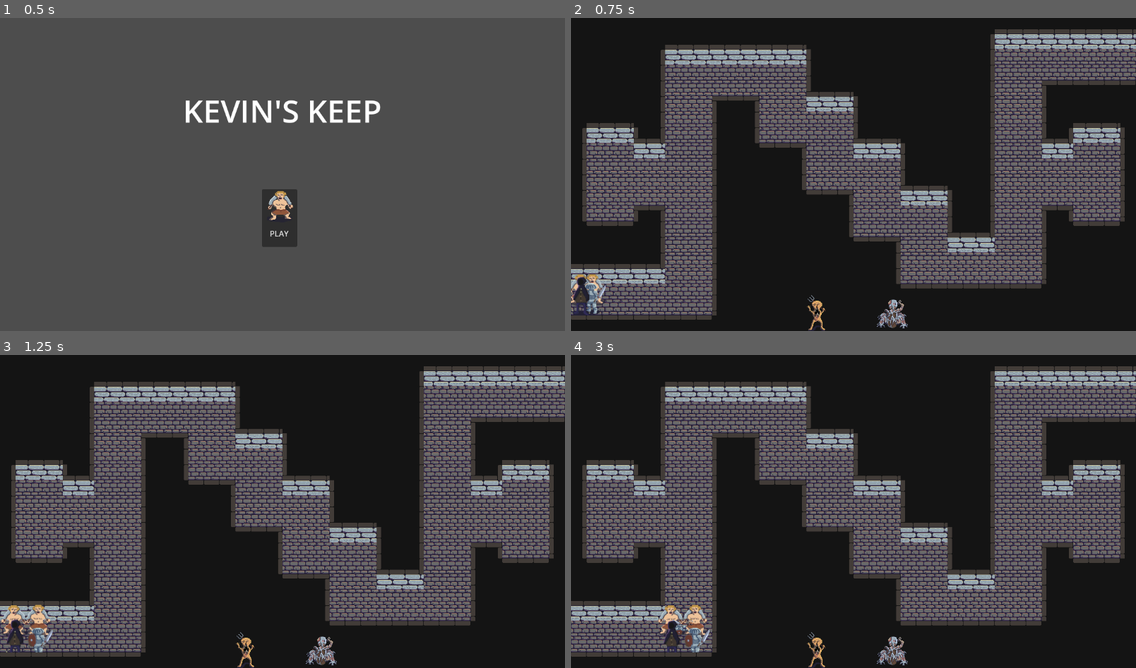
Above: before the commit, frames 1-4 (two rows, left to right).
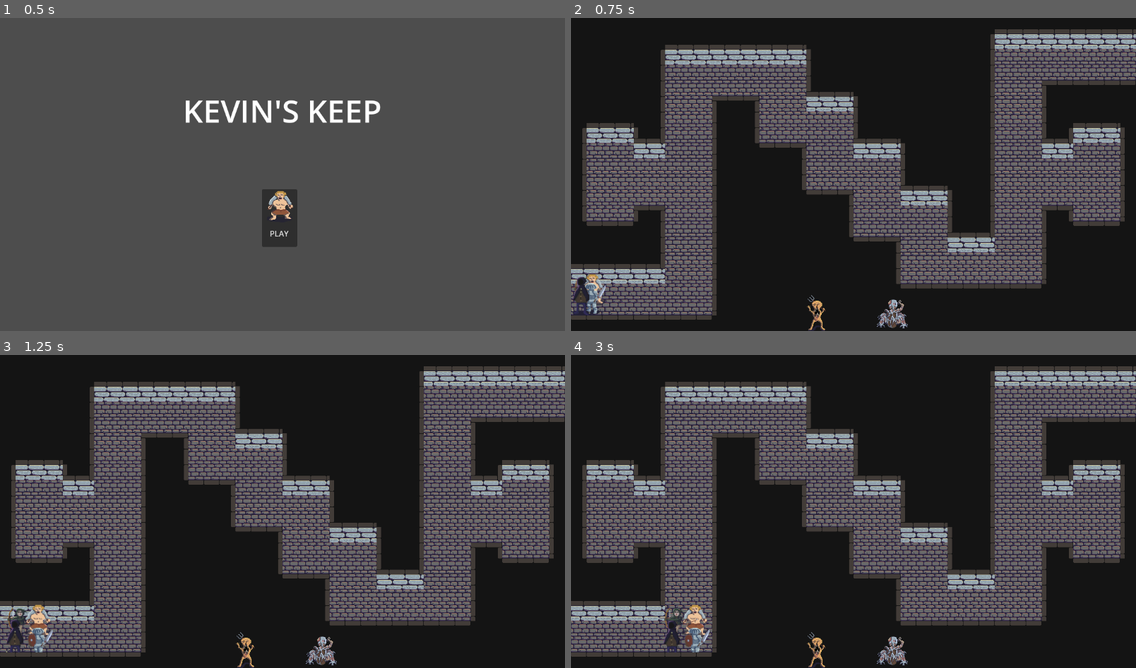
Above: after the commit, the same moments.

Repository: rpgboyari/GMTKGameJam2023
Game: Godot game, scene res://Title_Screen.tscn
Same seed, same stepped clock (60 frames per second), same inputs: the game is played once before the commit and once after it.
Inputs (mouse positions are in pixels of both pictures, inside the frame that each line leads up to):
- Up to frame 1 (0.5 s): no input
- Up to frame 2 (0.75 s): click "PLAY" at 0.5 s
- Up to frame 3 (1.25 s): no input
- Up to frame 4 (3 s): click (893, 652) at 1.25 s; click (813, 649) at 2 s; tap Enter (ui_accept) at 2.75 s; move the mouse to (977, 495) at 2.77 s; hold Right (ui_right) from 2.78 s (still down); tap Space (Weapon_Test) at 2.85 s; click (977, 495) at 2.92 s

Frame 1 is identical in both runs. In frame 2, less than 0.1% of the frame differs, in the area x 0-4%, y 81-93%; in frame 3, 0.2%; in frame 4, 0.3%, in the area x 15-23%, y 79-90%.
Error in both runs: Invalid assignment of property or key 'collision_mask' with value of type 'int' on a base object of type 'null instance'. (res://Scripts/Entity.gd:34)

Commit message:
I dunno man, i should submit these more often

Diff:
--- a/Scenes/Heroes/Archer.tscn
+++ b/Scenes/Heroes/Archer.tscn
@@ -1,28 +1,87 @@
-[gd_scene load_steps=11 format=3 uid="uid://dvauy3vkyqs2u"]
+[gd_scene load_steps=25 format=3 uid="uid://dvauy3vkyqs2u"]
 
 [ext_resource type="Script" path="res://Scripts/Heroes/Archer.gd" id="1_kl6mf"]
-[ext_resource type="Texture2D" uid="uid://bvt2wfr5nuyr4" path="res://Sprites/Heroes/Barbarian/barbarianfront.png" id="2_0185t"]
 [ext_resource type="AudioStream" uid="uid://b6i0cfcijdii" path="res://Sound Effects/Damaged/Archer/Archer_Hurt.mp3" id="2_yd0op"]
 [ext_resource type="AudioStream" uid="uid://ch04kkvogot2i" path="res://Sound Effects/Damaged/Archer/Archer_Hurt_2.mp3" id="3_io2ap"]
-[ext_resource type="PackedScene" uid="uid://bat7w1jn8v7a6" path="res://Scenes/Weapons/Archer_Bow.tscn" id="3_lhlm7"]
+[ext_resource type="PackedScene" uid="uid://bat7w1jn8v7a6" path="res://Scenes/Weapons/Heroes/Archer_Attack.tscn" id="3_lhlm7"]
+[ext_resource type="Texture2D" uid="uid://7ohfb7kp0o8a" path="res://Sprites/Heroes/Archer/bowguy_atack-Sheet.png" id="4_3qred"]
+[ext_resource type="Texture2D" uid="uid://7lp801gejkpf" path="res://Sprites/Heroes/Archer/bowguy-Sheet.png" id="5_lny04"]
+[ext_resource type="Texture2D" uid="uid://b4du7n0dkrfjm" path="res://Sprites/Heroes/Archer/bowguy.png" id="5_v64w4"]
 
-[sub_resource type="AtlasTexture" id="AtlasTexture_8ri43"]
-atlas = ExtResource("2_0185t")
-region = Rect2(0, 0, 64, 64)
+[sub_resource type="AtlasTexture" id="AtlasTexture_8d05a"]
+atlas = ExtResource("4_3qred")
+region = Rect2(0, 0, 89, 54)
 
-[sub_resource type="AtlasTexture" id="AtlasTexture_0t5w3"]
-atlas = ExtResource("2_0185t")
-region = Rect2(0, 0, 64, 64)
+[sub_resource type="AtlasTexture" id="AtlasTexture_eukmu"]
+atlas = ExtResource("4_3qred")
+region = Rect2(89, 0, 89, 54)
 
-[sub_resource type="AtlasTexture" id="AtlasTexture_ckjiv"]
-atlas = ExtResource("2_0185t")
-region = Rect2(0, 0, 64, 64)
+[sub_resource type="AtlasTexture" id="AtlasTexture_rgbbr"]
+atlas = ExtResource("4_3qred")
+region = Rect2(178, 0, 89, 54)
+
+[sub_resource type="AtlasTexture" id="AtlasTexture_33ewe"]
+atlas = ExtResource("4_3qred")
+region = Rect2(267, 0, 89, 54)
+
+[sub_resource type="AtlasTexture" id="AtlasTexture_syt3d"]
+atlas = ExtResource("5_v64w4")
+region = Rect2(0, 0, 54, 54)
+
+[sub_resource type="AtlasTexture" id="AtlasTexture_2dyig"]
+atlas = ExtResource("5_lny04")
+region = Rect2(0, 0, 54, 54)
+
+[sub_resource type="AtlasTexture" id="AtlasTexture_4jxc0"]
+atlas = ExtResource("5_lny04")
+region = Rect2(54, 0, 54, 54)
+
+[sub_resource type="AtlasTexture" id="AtlasTexture_3oy1n"]
+atlas = ExtResource("5_lny04")
+region = Rect2(108, 0, 54, 54)
+
+[sub_resource type="AtlasTexture" id="AtlasTexture_pdy86"]
+atlas = ExtResource("5_lny04")
+region = Rect2(162, 0, 54, 54)
+
+[sub_resource type="AtlasTexture" id="AtlasTexture_dh1el"]
+atlas = ExtResource("5_lny04")
+region = Rect2(216, 0, 54, 54)
+
+[sub_resource type="AtlasTexture" id="AtlasTexture_tuduh"]
+atlas = ExtResource("5_lny04")
+region = Rect2(270, 0, 54, 54)
+
+[sub_resource type="AtlasTexture" id="AtlasTexture_a5e61"]
+atlas = ExtResource("5_lny04")
+region = Rect2(324, 0, 54, 54)
+
+[sub_resource type="AtlasTexture" id="AtlasTexture_w36u8"]
+atlas = ExtResource("5_lny04")
+region = Rect2(378, 0, 54, 54)
+
+[sub_resource type="AtlasTexture" id="AtlasTexture_jupdf"]
+atlas = ExtResource("5_lny04")
+region = Rect2(432, 0, 54, 54)
+
+[sub_resource type="AtlasTexture" id="AtlasTexture_w60fg"]
+atlas = ExtResource("5_lny04")
+region = Rect2(486, 0, 54, 54)
 
 [sub_resource type="SpriteFrames" id="SpriteFrames_3qgrh"]
 animations = [{
 "frames": [{
 "duration": 1.0,
-"texture": SubResource("AtlasTexture_8ri43")
+"texture": SubResource("AtlasTexture_8d05a")
+}, {
+"duration": 1.0,
+"texture": SubResource("AtlasTexture_eukmu")
+}, {
+"duration": 1.0,
+"texture": SubResource("AtlasTexture_rgbbr")
+}, {
+"duration": 1.0,
+"texture": SubResource("AtlasTexture_33ewe")
 }],
 "loop": true,
 "name": &"attacking",
@@ -30,7 +89,7 @@
 }, {
 "frames": [{
 "duration": 1.0,
-"texture": SubResource("AtlasTexture_0t5w3")
+"texture": SubResource("AtlasTexture_syt3d")
 }],
 "loop": true,
 "name": &"idle",
@@ -38,11 +97,38 @@
 }, {
 "frames": [{
 "duration": 1.0,
-"texture": SubResource("AtlasTexture_ckjiv")
+"texture": SubResource("AtlasTexture_2dyig")
+}, {
+"duration": 1.0,
+"texture": SubResource("AtlasTexture_4jxc0")
+}, {
+"duration": 1.0,
+"texture": SubResource("AtlasTexture_3oy1n")
+}, {
+"duration": 1.0,
+"texture": SubResource("AtlasTexture_pdy86")
+}, {
+"duration": 1.0,
+"texture": SubResource("AtlasTexture_dh1el")
+}, {
+"duration": 1.0,
+"texture": SubResource("AtlasTexture_tuduh")
+}, {
+"duration": 1.0,
+"texture": SubResource("AtlasTexture_a5e61")
+}, {
+"duration": 1.0,
+"texture": SubResource("AtlasTexture_w36u8")
+}, {
+"duration": 1.0,
+"texture": SubResource("AtlasTexture_jupdf")
+}, {
+"duration": 1.0,
+"texture": SubResource("AtlasTexture_w60fg")
 }],
 "loop": true,
 "name": &"walking",
-"speed": 5.0
+"speed": 10.0
 }]
 
 [sub_resource type="CapsuleShape2D" id="CapsuleShape2D_iamyp"]
@@ -64,7 +150,9 @@
 [node name="AnimatedSprite2D" type="AnimatedSprite2D" parent="."]
 position = Vector2(0, -24)
 sprite_frames = SubResource("SpriteFrames_3qgrh")
-animation = &"walking"
+animation = &"attacking"
+autoplay = "idle"
+frame_progress = 0.740793
 
 [node name="CollisionShape2D" type="CollisionShape2D" parent="."]
 rotation = -1.56045
--- a/Scenes/Heroes/Knight.tscn
+++ b/Scenes/Heroes/Knight.tscn
@@ -7,10 +7,27 @@
 [ext_resource type="AudioStream" uid="uid://cngamtenhglvn" path="res://Sound Effects/Damaged/Knight/Knight_Damege_2.mp3" id="3_u3b3j"]
 [ext_resource type="AudioStream" uid="uid://bmgtnpnaui77g" path="res://Sound Effects/Damaged/Knight/Knight_Damege_3.mp3" id="4_fkyxb"]
 [ext_resource type="PackedScene" uid="uid://bx30kbpgwiwi6" path="res://Scenes/Weapons/Weapon.tscn" id="4_s7jxc"]
+[ext_resource type="Texture2D" uid="uid://dnv1m7pg136ir" path="res://Sprites/Heroes/Knight/kinght_atack-Sheet.png" id="5_xvupr"]
 
-[sub_resource type="AtlasTexture" id="AtlasTexture_ebdv6"]
-atlas = ExtResource("2_24bu0")
-region = Rect2(0, 0, 64, 64)
+[sub_resource type="AtlasTexture" id="AtlasTexture_jmhp8"]
+atlas = ExtResource("5_xvupr")
+region = Rect2(0, 0, 90, 90)
+
+[sub_resource type="AtlasTexture" id="AtlasTexture_jnftv"]
+atlas = ExtResource("5_xvupr")
+region = Rect2(90, 0, 90, 90)
+
+[sub_resource type="AtlasTexture" id="AtlasTexture_7pqcy"]
+atlas = ExtResource("5_xvupr")
+region = Rect2(180, 0, 90, 90)
+
+[sub_resource type="AtlasTexture" id="AtlasTexture_l8kn8"]
+atlas = ExtResource("5_xvupr")
+region = Rect2(270, 0, 90, 90)
+
+[sub_resource type="AtlasTexture" id="AtlasTexture_y3h16"]
+atlas = ExtResource("5_xvupr")
+region = Rect2(360, 0, 90, 90)
 
 [sub_resource type="AtlasTexture" id="AtlasTexture_7dmsu"]
 atlas = ExtResource("2_24bu0")
@@ -48,11 +65,23 @@
 animations = [{
 "frames": [{
 "duration": 1.0,
-"texture": SubResource("AtlasTexture_ebdv6")
+"texture": SubResource("AtlasTexture_jmhp8")
+}, {
+"duration": 1.0,
+"texture": SubResource("AtlasTexture_jnftv")
+}, {
+"duration": 1.0,
+"texture": SubResource("AtlasTexture_7pqcy")
+}, {
+"duration": 1.0,
+"texture": SubResource("AtlasTexture_l8kn8")
+}, {
+"duration": 1.0,
+"texture": SubResource("AtlasTexture_y3h16")
 }],
 "loop": true,
 "name": &"attacking",
-"speed": 5.0
+"speed": 8.0
 }, {
 "frames": [{
 "duration": 1.0,
@@ -108,8 +137,9 @@
 [node name="AnimatedSprite2D" type="AnimatedSprite2D" parent="."]
 position = Vector2(-1, -26)
 sprite_frames = SubResource("SpriteFrames_swdet")
-animation = &"walking"
+animation = &"attacking"
 autoplay = "idle"
+frame_progress = 0.442415
 
 [node name="CollisionShape2D" type="CollisionShape2D" parent="."]
 position = Vector2(0, -3.8147e-06)
--- a/Scenes/Minions/Peasant.tscn
+++ b/Scenes/Minions/Peasant.tscn
@@ -1,8 +1,12 @@
-[gd_scene load_steps=23 format=3 uid="uid://b17skyddb0g8p"]
+[gd_scene load_steps=27 format=3 uid="uid://b17skyddb0g8p"]
 
 [ext_resource type="Script" path="res://Scripts/AI_Entity.gd" id="1_7bwv0"]
 [ext_resource type="Texture2D" uid="uid://c4ux8x2cm1rv3" path="res://Sprites/Minions/Peasant/grunt_front_atack-Sheet.png" id="2_1bvmx"]
+[ext_resource type="AudioStream" uid="uid://d0iolo0deqpl1" path="res://Sound Effects/Dead/Peasant/Grunt_Death.mp3" id="2_ebv8v"]
+[ext_resource type="AudioStream" uid="uid://dnoashwv4jvej" path="res://Sound Effects/Dead/Peasant/Grunt_Death_2.mp3" id="3_e1rbl"]
 [ext_resource type="Texture2D" uid="uid://rky24saphj0w" path="res://Sprites/Minions/Peasant/grunt_front-Sheet.png" id="3_efemf"]
+[ext_resource type="AudioStream" uid="uid://66i5bnlafuvs" path="res://Sound Effects/Dead/Peasant/Grunt_Death_3.mp3" id="4_si8kd"]
+[ext_resource type="AudioStream" uid="uid://baxwwbleings7" path="res://Sound Effects/Dead/Peasant/Grunt_Death_4.mp3" id="5_ft4ji"]
 
 [sub_resource type="AtlasTexture" id="AtlasTexture_h1jgp"]
 atlas = ExtResource("2_1bvmx")
@@ -147,6 +151,12 @@
 
 [node name="Peasant" type="CharacterBody2D"]
 script = ExtResource("1_7bwv0")
+max_hp = 3
+damage = 2
+attack_time = 1.0
+walk_speed = 100
+team = 1
+sound_effects = [ExtResource("2_ebv8v"), ExtResource("3_e1rbl"), ExtResource("4_si8kd"), ExtResource("5_ft4ji")]
 
 [node name="AnimatedSprite2D" type="AnimatedSprite2D" parent="."]
 position = Vector2(-1, -32)
--- a/Scenes/Minions/Smith.tscn
+++ b/Scenes/Minions/Smith.tscn
@@ -1,7 +1,9 @@
-[gd_scene load_steps=8 format=3 uid="uid://wdwhw33si5dg"]
+[gd_scene load_steps=10 format=3 uid="uid://wdwhw33si5dg"]
 
 [ext_resource type="Script" path="res://Scripts/AI_Entity.gd" id="1_f0u35"]
 [ext_resource type="Texture2D" uid="uid://bgvw3mivdyut8" path="res://Sprites/Minions/Smith/tankfront.png" id="2_8aw40"]
+[ext_resource type="AudioStream" uid="uid://dmjkm4gj10x36" path="res://Sound Effects/Dead/Smith/Tank_Death_1.mp3" id="2_88mac"]
+[ext_resource type="AudioStream" uid="uid://b55ocfkhnxbcb" path="res://Sound Effects/Dead/Smith/Tank_Death_2.mp3" id="3_4ivds"]
 
 [sub_resource type="AtlasTexture" id="AtlasTexture_vl6ee"]
 atlas = ExtResource("2_8aw40")
@@ -51,12 +53,13 @@
 script = ExtResource("1_f0u35")
 group_top = null
 group_right = null
-max_hp = 6
+max_hp = 7
 damage = 1
 attack_time = 1.0
 walk_speed = 80
 is_ranged = null
 team = 1
+sound_effects = [ExtResource("2_88mac"), ExtResource("3_4ivds")]
 
 [node name="AnimatedSprite2D" type="AnimatedSprite2D" parent="."]
 position = Vector2(0, -12)
@@ -67,3 +70,7 @@
 [node name="CollisionShape2D" type="CollisionShape2D" parent="."]
 rotation = 1.5708
 shape = SubResource("CapsuleShape2D_g48nl")
+
+[node name="AudioStreamPlayer2D" type="AudioStreamPlayer2D" parent="."]
+
+[node name="NavigationAgent2D" type="NavigationAgent2D" parent="."]
--- a/Scenes/Weapons/Archer/Archer_Arrow.tscn
+++ b/Scenes/Weapons/Heroes/Archer_Arrow.tscn
@@ -1,7 +1,7 @@
 [gd_scene load_steps=4 format=3 uid="uid://c6lhnj5dyfw8r"]
 
 [ext_resource type="Script" path="res://Scripts/Weapons/Projectile.gd" id="1_imle8"]
-[ext_resource type="Texture2D" uid="uid://bvt2wfr5nuyr4" path="res://Sprites/Heroes/Barbarian/barbarianfront.png" id="2_lt5fm"]
+[ext_resource type="Texture2D" uid="uid://b7nr0yav2axk5" path="res://Sprites/Projectiles/arrow.png" id="2_53ti0"]
 
 [sub_resource type="CircleShape2D" id="CircleShape2D_vi44q"]
 radius = 5.09902
@@ -19,8 +19,7 @@
 shape = SubResource("CircleShape2D_vi44q")
 
 [node name="Sprite2D" type="Sprite2D" parent="."]
-scale = Vector2(0.2, 0.2)
-texture = ExtResource("2_lt5fm")
+texture = ExtResource("2_53ti0")
 
 [node name="AudioStreamPlayer2D" type="AudioStreamPlayer2D" parent="."]
 
--- a/Scenes/Weapons/Archer/Archer_Bow.tscn
+++ b/Scenes/Weapons/Heroes/Archer_Attack.tscn
@@ -1,10 +1,9 @@
-[gd_scene load_steps=6 format=3 uid="uid://bat7w1jn8v7a6"]
+[gd_scene load_steps=5 format=3 uid="uid://bat7w1jn8v7a6"]
 
 [ext_resource type="Script" path="res://Scripts/Weapons/Weapon.gd" id="1_oqudg"]
 [ext_resource type="AudioStream" uid="uid://bxwbfr7226im5" path="res://Sound Effects/Attacks/Archer/Arrow_sound.mp3" id="2_f6awj"]
 [ext_resource type="AudioStream" uid="uid://drkngb3hxqflh" path="res://Sound Effects/Attacks/Archer/Arrow_sound_V2.mp3" id="3_5bgke"]
-[ext_resource type="PackedScene" uid="uid://c6lhnj5dyfw8r" path="res://Scenes/Weapons/Archer/Archer_Arrow.tscn" id="4_0o3pj"]
-[ext_resource type="Texture2D" uid="uid://cntdsa38nqpjq" path="res://Sprites/Heroes/Knight/kinght.png" id="5_fduyo"]
+[ext_resource type="PackedScene" uid="uid://c6lhnj5dyfw8r" path="res://Scenes/Weapons/Heroes/Archer_Arrow.tscn" id="4_0o3pj"]
 
 [node name="Archer_Bow" type="Area2D"]
 script = ExtResource("1_oqudg")
@@ -20,11 +19,6 @@
 [node name="CollisionShape2D" type="CollisionShape2D" parent="."]
 rotation = -1.52597
 
-[node name="Sprite2D" type="Sprite2D" parent="."]
-rotation = -1.5708
-scale = Vector2(0.6, 0.6)
-texture = ExtResource("5_fduyo")
-
 [node name="AudioStreamPlayer2D" type="AudioStreamPlayer2D" parent="."]
 
 [connection signal="body_entered" from="." to="." method="_on_body_entered"]
--- /dev/null
+++ b/Scenes/Weapons/Minions/Peasant_Attack.tscn
@@ -0,0 +1,3 @@
+[gd_scene format=3 uid="uid://kooyf3r4mxxc"]
+
+[node name="Peasant_Attack" type="Node2D"]
--- a/Scripts/Entity.gd
+++ b/Scripts/Entity.gd
@@ -43,13 +43,17 @@
 	immediate_state = IMMEDIATE_STATE.IDLE
 
 func take_damage(damage):
-	if team == TEAM.VILLAIN:
+	if team == TEAM.HERO:
 		play_random_sound()
 	if individual:
 		hp -= damage
 		if hp <= 0:
-			free()
+			die()
 	damaged.emit(damage)
+func die():
+	if team == TEAM.VILLAIN:
+		play_random_sound()
+	free()
 
 func play_random_sound():
 	var to_play = sound_effects.pick_random()
--- a/Scripts/Minion_Placer.gd
+++ b/Scripts/Minion_Placer.gd
@@ -44,7 +44,7 @@
 
 func new_choice(choice):
 	print_debug(choice + " clicked")
-	var thumbnail: Texture2D = thumbnails["peasant"]
+	var thumbnail: Texture2D = thumbnails[choice]
 	shape_cast_offset_x = thumbnail.get_width() / 2
 	shape_cast_offset_y = thumbnail.get_height()
 	Input.set_custom_mouse_cursor(thumbnail)
--- a/Scripts/Weapons/Projectile.gd
+++ b/Scripts/Weapons/Projectile.gd
@@ -11,3 +11,7 @@
 func _on_body_entered(body):
 	super(body)
 	_on_attack_end()
+
+func attack(direction, origin = Vector2.ZERO):
+	rotation = direction.angle()
+	super(direction, origin)
--- a/Scripts/Weapons/Weapon.gd
+++ b/Scripts/Weapons/Weapon.gd
@@ -12,7 +12,6 @@
 
 @onready var attack_timer: Timer = $Timer
 @onready var collision_shape: CollisionShape2D = $CollisionShape2D
-@onready var sprite: Sprite2D = $Sprite2D
 @onready var audio_player: AudioStreamPlayer2D = $AudioStreamPlayer2D
 
 
Not shown: 1 places in Scenes/Heroes/Knight.tscn that only renumber resources
Binary file added: Sprites/Heroes/Archer/bowguy.png
Not shown, added: Sprites/Heroes/Archer/bowguy.png.import
Binary file added: Sprites/Heroes/Archer/bowguy_atack-Sheet.png
Not shown, added: Sprites/Heroes/Archer/bowguy_atack-Sheet.png.import
Binary file added: Sprites/Heroes/Knight/kinght_atack-Sheet.png
Not shown, added: Sprites/Heroes/Knight/kinght_atack-Sheet.png.import
Binary file added: Sprites/Projectiles/arrow.png
Not shown, added: Sprites/Projectiles/arrow.png.import
